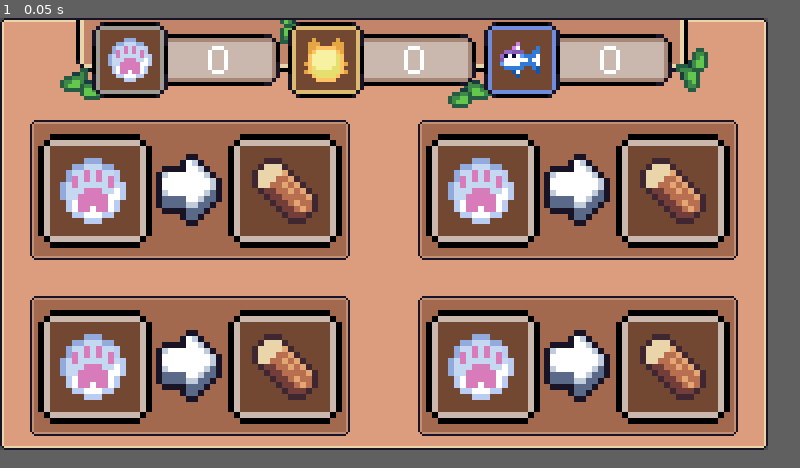
Above: before the commit, frame 1.
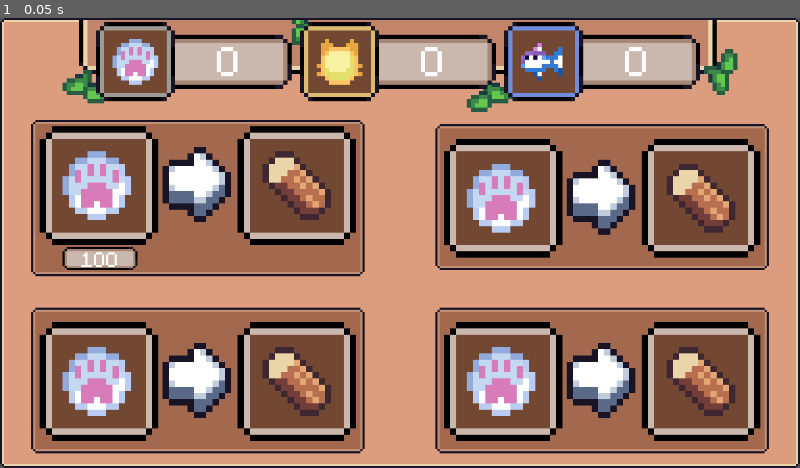
Above: after the commit, the same moment.

Repository: Mikihero/cozy-cat-resort
Game: Godot game, scene res://Scenes/wandering_trader_ui.tscn
The game is run twice, just before and just after one commit, with the same random seed, the same clock (stepped at 60 frames per second) and the same inputs. This scene is started directly instead of the project's main scene.
Inputs:
- Up to frame 1 (0.05 s): no input
The window is 768x432 before the commit and 800x450 after it. Grey fills any space a smaller window leaves; there, only what the larger window draws over its background counts as a difference.

The runs differ from the first frame. In frame 1, 52% of the frame differs, in the area x 0-100%, y 0-100%.

Commit message:
deleted unused assets and work on wandering traders

Diff:
--- /dev/null
+++ b/Assets/ui/styles/price-tag-test.tres
@@ -0,0 +1,3 @@
+[gd_resource type="StyleBoxTexture" format=3 uid="uid://bl3g62dfqlmox"]
+
+[resource]
--- a/Scenes/wandering_trader_ui.tscn
+++ b/Scenes/wandering_trader_ui.tscn
@@ -11,6 +11,8 @@
 [ext_resource type="Texture2D" uid="uid://ctrijwaomomj2" path="res://Assets/ui/coins/silver-coin.png" id="6_ywle7"]
 [ext_resource type="Texture2D" uid="uid://bvh2pxo1q2i4h" path="res://Assets/ui/wandering-trader/arrow-right-pressed.png" id="7_ywle7"]
 [ext_resource type="Texture2D" uid="uid://ck28d5wkfew8n" path="res://Assets/ui/wandering-trader/traded-item-background-pressed.png" id="9_ucy5d"]
+[ext_resource type="Texture2D" uid="uid://bse7v8ag4okq" path="res://Assets/ui/wandering-trader/price-tag-pressed.png" id="11_mfv16"]
+[ext_resource type="Texture2D" uid="uid://ddlttoup1lj50" path="res://Assets/ui/wandering-trader/price-tag.png" id="12_8bam3"]
 [ext_resource type="Script" uid="uid://bvdmwd624j3cm" path="res://Scripts/TradeDisplay2.gd" id="12_bynap"]
 [ext_resource type="Script" uid="uid://bhlw3wapb7w53" path="res://Scripts/TradeDisplay3.gd" id="13_8bam3"]
 [ext_resource type="Script" uid="uid://csc1dmvn2t501" path="res://Scripts/TradeDisplay4.gd" id="14_mfv16"]
@@ -58,7 +60,7 @@
 alignment = 1
 
 [node name="trade display 1" type="Button" parent="layout v container/trade displays h container"]
-custom_minimum_size = Vector2(160, 70)
+custom_minimum_size = Vector2(160, 75)
 layout_mode = 2
 size_flags_horizontal = 6
 size_flags_vertical = 4
@@ -72,14 +74,15 @@
 arrow_texture_pressed = ExtResource("7_ywle7")
 item_background_normal = ExtResource("3_mg1x1")
 item_background_pressed = ExtResource("9_ucy5d")
+price_tag_normal = ExtResource("12_8bam3")
+price_tag_pressed = ExtResource("11_mfv16")
 
 [node name="horizontal container" type="HBoxContainer" parent="layout v container/trade displays h container/trade display 1"]
 layout_mode = 1
-anchors_preset = 15
-anchor_right = 1.0
-anchor_bottom = 1.0
-grow_horizontal = 2
-grow_vertical = 2
+anchors_preset = -1
+anchor_right = 1.0
+anchor_bottom = 1.0
+offset_bottom = -13.0
 
 [node name="input item node" type="Control" parent="layout v container/trade displays h container/trade display 1/horizontal container"]
 layout_mode = 2
@@ -185,6 +188,33 @@
 offset_bottom = 26.0
 grow_vertical = 2
 texture = ExtResource("4_bv8y1")
+
+[node name="input price tag background" type="NinePatchRect" parent="layout v container/trade displays h container/trade display 1"]
+layout_mode = 0
+offset_left = 15.0
+offset_top = 61.0
+offset_right = 51.0
+offset_bottom = 72.0
+texture = ExtResource("12_8bam3")
+patch_margin_left = 2
+patch_margin_top = 2
+patch_margin_right = 2
+patch_margin_bottom = 2
+
+[node name="input price tag text" type="RichTextLabel" parent="layout v container/trade displays h container/trade display 1/input price tag background"]
+custom_minimum_size = Vector2(0, 14)
+layout_mode = 1
+anchors_preset = 15
+anchor_right = 1.0
+anchor_bottom = 1.0
+offset_top = -2.0
+offset_bottom = 1.0
+grow_horizontal = 2
+grow_vertical = 2
+theme_override_font_sizes/normal_font_size = 16
+text = "100"
+horizontal_alignment = 1
+vertical_alignment = 1
 
 [node name="trade display 2" type="Button" parent="layout v container/trade displays h container"]
 custom_minimum_size = Vector2(160, 70)
--- a/Scripts/TradeDisplay1.gd
+++ b/Scripts/TradeDisplay1.gd
@@ -5,11 +5,14 @@
 @onready var output_background = $"horizontal container/output item node/output item group node/item background texture"
 @onready var input_group_node = $"horizontal container/input item node/input item group node"
 @onready var output_group_node = $"horizontal container/output item node/output item group node"
+@onready var input_price_tag = $"input price tag background"
 
 @export var arrow_texture_normal: Texture2D
 @export var arrow_texture_pressed: Texture2D
 @export var item_background_normal: Texture2D
 @export var item_background_pressed: Texture2D
+@export var price_tag_normal: Texture2D
+@export var price_tag_pressed: Texture2D
 
 # Called when the node enters the scene tree for the first time.
 func _ready() -> void:
@@ -26,6 +29,7 @@
 	input_group_node.position.y += 6
 	output_background.texture = item_background_pressed
 	output_group_node.position.y += 6
+	input_price_tag.texture = price_tag_pressed
 
 func _on_button_up() -> void:
 	arrow.texture = arrow_texture_normal
@@ -33,3 +37,4 @@
 	input_group_node.position.y -= 6
 	output_background.texture = item_background_normal
 	output_group_node.position.y -= 6
+	input_price_tag.texture = price_tag_normal
--- a/project.godot
+++ b/project.godot
@@ -25,7 +25,7 @@
 window/size/viewport_height=216
 window/size/window_width_override=1280
 window/size/window_height_override=720
-window/stretch/mode="viewport"
+window/stretch/mode="canvas_items"
 window/stretch/aspect="expand"
 window/stretch/scale_mode="integer"
 
Binary file removed: Assets/ui/wandering-trader/price-tag-alternative.png
Not shown, removed: Assets/ui/wandering-trader/price-tag-alternative.png.import
Binary file removed: Assets/ui/wandering-trader/price-tag-gold-pressed.png
Not shown, removed: Assets/ui/wandering-trader/price-tag-gold-pressed.png.import
Binary file removed: Assets/ui/wandering-trader/price-tag-golden-normal.png
Not shown, removed: Assets/ui/wandering-trader/price-tag-golden-normal.png.import
Binary file added: Assets/ui/wandering-trader/price-tag-pressed.png
Not shown, changed: Assets/ui/wandering-trader/price-tag-pressed.png.import
Binary file removed: Assets/ui/wandering-trader/price-tag-silver-normal.png
Not shown, removed: Assets/ui/wandering-trader/price-tag-silver-normal.png.import
Binary file removed: Assets/ui/wandering-trader/price-tag-silver-pressed.png
Not shown, removed: Assets/ui/wandering-trader/price-tag-silver-pressed.png.import
(and 5 more such lines)
